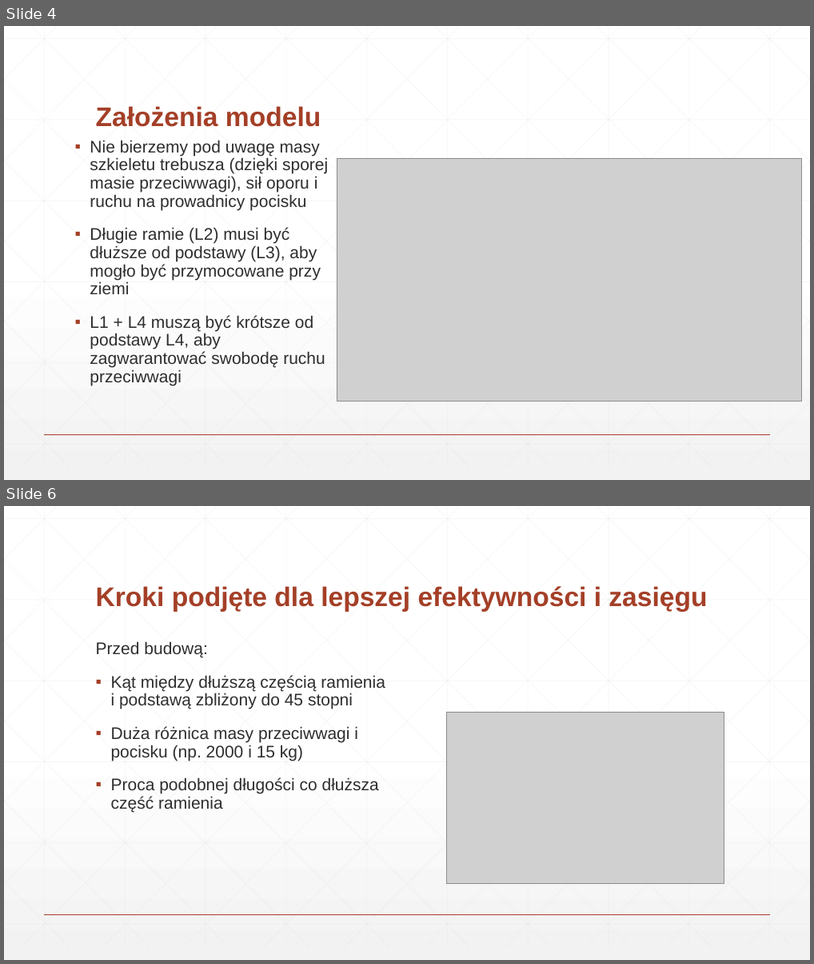
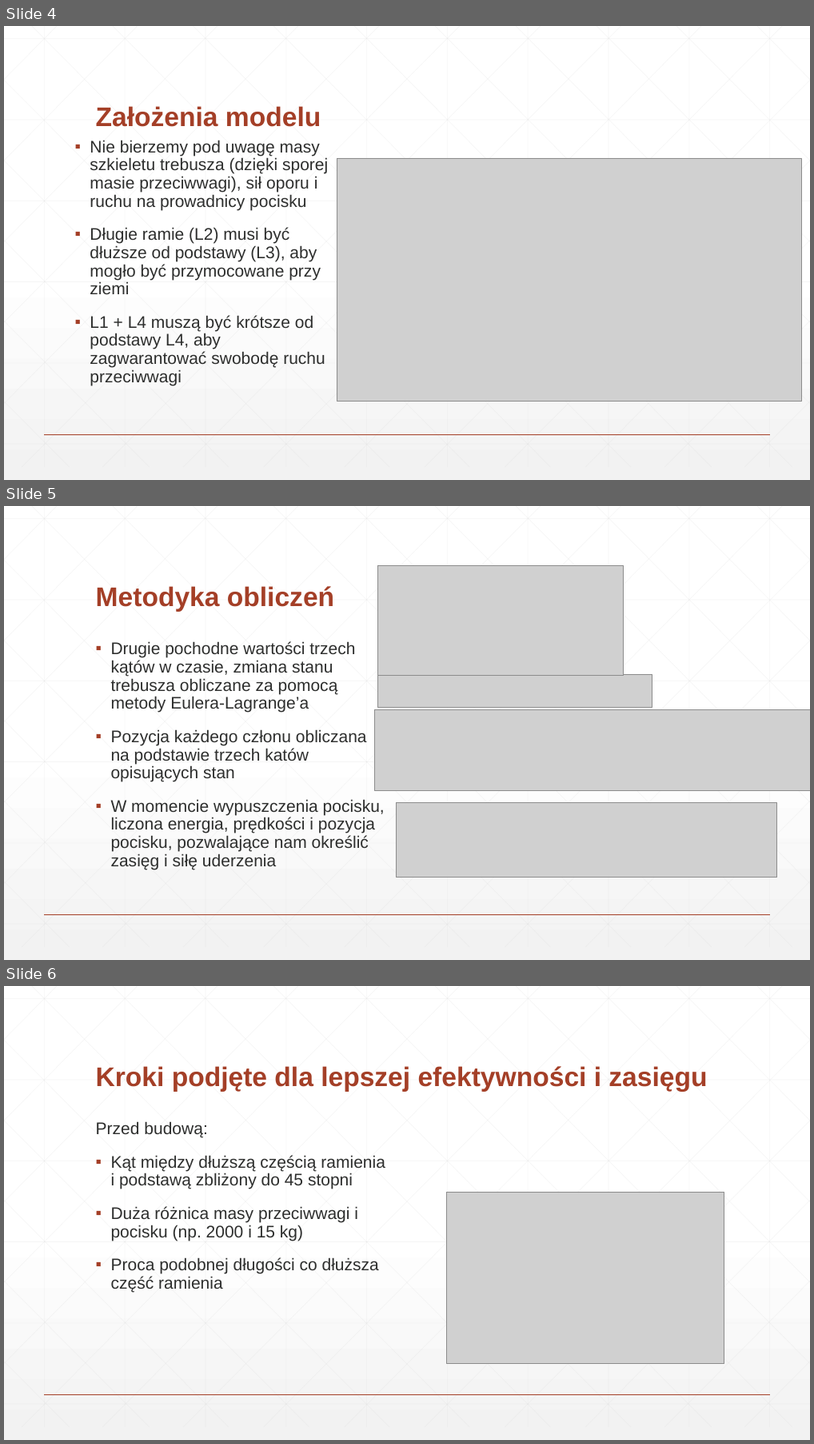
Before and after one commit to Xenvar2307/MiSK-project, a slide deck: Materiały/Prezentacja.pptx. Shown one above the other, each under a label of ours: slides 4 and 6 before the commit, slides 4, 5 and 6 after it; the slides between them are not shown. The pictures are 814x964 and 814x1444 pixels, drawn with LibreOffice and Linux fonts; fonts in the diff are those of the drawing; grey boxes stand for pictures. Boxes give left, top, right and bottom in pixels: in the first picture for what was removed or moved away, otherwise in the second. Text is boxed around its words. In the diff, an @@ line names an element or a change of style, - is before the commit and + after.

```diff
--- a/Materiały/Prezentacja.pptx
+++ b/Materiały/Prezentacja.pptx
@@ slide 5 added at [4,506,810,960], background gradient #FFFFFF to #F2F2F2; not listed: 47 template elements that a slide beside it also shows @@
@@ picture added at [378,566,624,676] @@
@@ title added at [96,586,334,612], 32 pt, text #A43F27, bold @@
+Metodyka obliczeń
@@ text added at [111,641,385,869], 20 pt, text #2D2E2D @@
+▪ Drugie pochodne wartości trzech kątów w czasie, zmiana stanu trebusza obliczane za pomocą metody Eulera-Lagrange’a
+▪ Pozycja każdego członu obliczana na podstawie trzech katów opisujących stan
+▪ W momencie wypuszczenia pocisku, liczona energia, prędkości i pozycja pocisku, pozwalające nam określić zasięg i siłę uderzenia
@@ picture added at [378,674,653,707] @@
@@ picture added at [374,709,810,790] @@
@@ picture added at [397,803,778,877] @@
```
Also in this commit, not shown: 1 slide changed, 1 other slide added, 8 slides removed, 3 other files.
